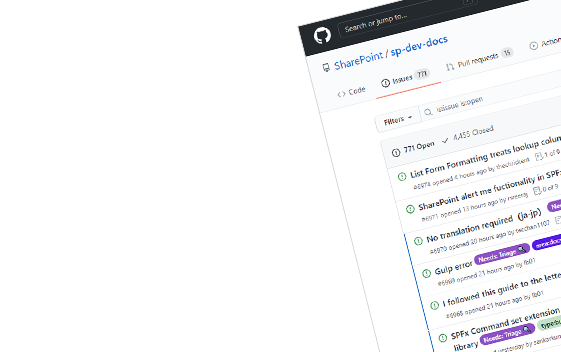
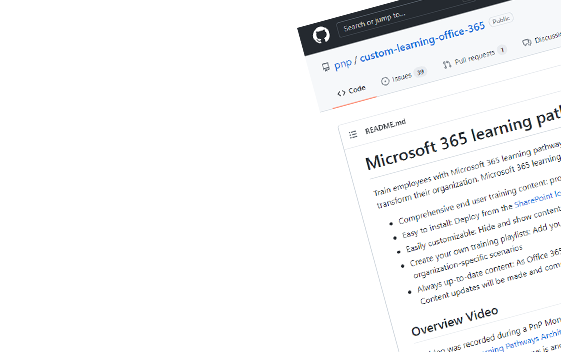
The second 561px x 352px image is a revision of the first. Changes to its layers:
added layer "Learning Pathways" above "SPFx Aces" over [297, 0, 561, 352]
hid "SPFx Issues List" over [297, 0, 561, 352]
